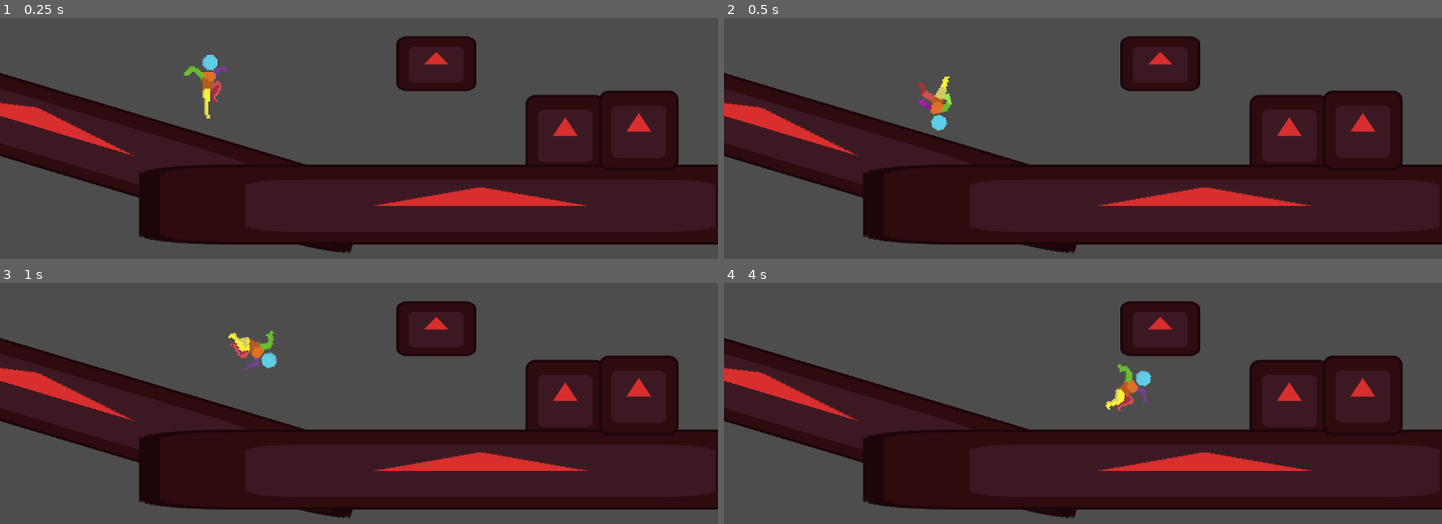
Above: before the commit, frames 1-4 (two rows, left to right).
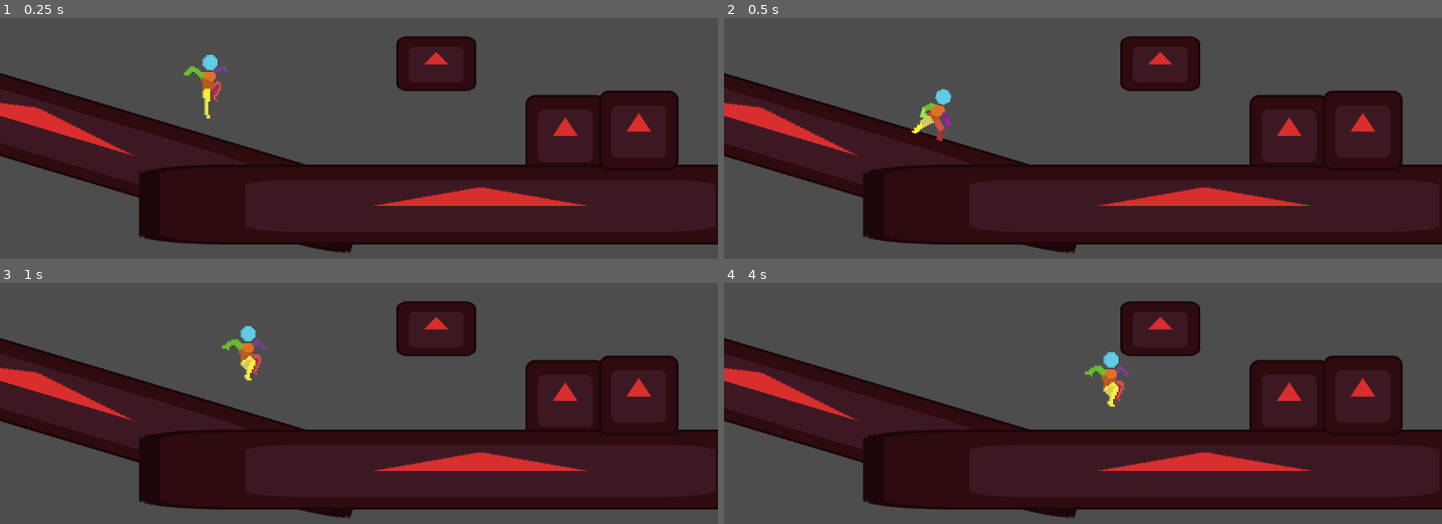
Above: after the commit, the same moments.

Repository: TatusFilipek/GodotTryEndError
Game: Godot game, scene res://scenes/main.tscn
Same seed, same stepped clock (60 frames per second), same inputs: the game is played once before the commit and once after it. The engine's default icon, where the game draws it, is replaced by a stand-in: a white triangle on a blue panel in a dark square.
Inputs (mouse positions are in pixels of both pictures, inside the frame that each line leads up to):
- Up to frame 1 (0.25 s): no input
- Up to frame 2 (0.5 s): no input
- Up to frame 3 (1 s): move the mouse to (516, 323) at 0.52 s; hold D (moveRight) from 0.53 s (still down); hold Ctrl (crouch) from 0.53 s (still down); tap Space (jump) at 0.77 s
- Up to frame 4 (4 s): move the mouse to (939, 364) at 1.27 s; release Ctrl (crouch) at 1.28 s; click (939, 364) at 1.35 s; tap Space (jump) at 1.52, 3.02, 3.77 s; move the mouse to (outside the picture) at 2.02 s; release D (moveRight) at 2.03 s; hold A (moveLeft) 2.03-2.78 s; hold Alt (sprint) 2.03-2.78 s; move the mouse to (1047, 425) at 2.77 s; hold D (moveRight) from 2.78 s (still down); tap Ctrl (crouch) at 2.85 s; move the mouse to (1298, 403) at 3.52 s; press the mouse at (1298, 403) at 3.53 s

Frame 1 is identical in both runs. In frame 2, 0.7% of the frame differs, in the area x 26-32%, y 23-52%; in frame 3, 0.8%; in frame 4, 1.0%, in the area x 50-60%, y 28-54%.

Commit message:
Made player rotate on slopes also the gravity is calculated in both air and ground states

Diff:
--- a/scenes/player.tscn
+++ b/scenes/player.tscn
@@ -1304,18 +1304,20 @@
 
 [sub_resource type="CapsuleShape2D" id="CapsuleShape2D_sugp2"]
 radius = 16.0
-height = 94.0
-
-[node name="Player" type="CharacterBody2D" unique_id=97587854 node_paths=PackedStringArray("CheckWall", "CheckLedge", "CheckHead", "CheckFloor", "CheckSpace", "Collider")]
+height = 96.0
+
+[node name="Player" type="CharacterBody2D" unique_id=97587854 node_paths=PackedStringArray("CheckWall", "CheckLedge", "CheckHead", "CheckFloorFront", "CheckFloorBack", "CheckSpace", "Collider", "Sprite")]
 script = ExtResource("1_0wfyh")
 sprintMovementMult = 1.75
 jumpForce = 500
 CheckWall = NodePath("CheckWall")
 CheckLedge = NodePath("CheckLedge")
 CheckHead = NodePath("CheckHead")
-CheckFloor = NodePath("CheckFloor")
+CheckFloorFront = NodePath("CheckFloorFront")
+CheckFloorBack = NodePath("CheckFloorBack")
 CheckSpace = NodePath("CheckSpace")
 Collider = NodePath("collider")
+Sprite = NodePath("AnimatedSprite2D")
 
 [node name="CheckSpace" type="ShapeCast2D" parent="." unique_id=2018620845]
 position = Vector2(23, -92.5)
@@ -1327,10 +1329,15 @@
 position = Vector2(16, -31)
 target_position = Vector2(15, 0)
 
-[node name="CheckFloor" type="RayCast2D" parent="." unique_id=1992772984]
+[node name="CheckFloorFront" type="RayCast2D" parent="." unique_id=1992772984]
 modulate = Color(0, 0, 0, 1)
-position = Vector2(16, 46)
-target_position = Vector2(0, 15)
+position = Vector2(16, 30)
+target_position = Vector2(0, 31)
+
+[node name="CheckFloorBack" type="RayCast2D" parent="." unique_id=723136818]
+modulate = Color(0, 0, 0, 1)
+position = Vector2(-16, 30)
+target_position = Vector2(0, 31)
 
 [node name="CheckHead" type="RayCast2D" parent="." unique_id=566196917]
 modulate = Color(0, 0, 0, 1)
--- a/scripts/groundStates.gd
+++ b/scripts/groundStates.gd
@@ -12,7 +12,7 @@
 func physics_update(_delta: float) -> void:
 	super.physics_update(_delta)
 
-	if not core.is_on_floor() and not core.CheckFloor.is_colliding():
+	if not core.is_on_floor() and not core.CheckFloorFront.is_colliding() and not core.CheckFloorBack.is_colliding():
 		machine.change_state("FallIdle")
 		return
 
--- a/scripts/player.gd
+++ b/scripts/player.gd
@@ -32,7 +32,8 @@
 @export var CheckWall : RayCast2D
 @export var CheckLedge : RayCast2D
 @export var CheckHead : RayCast2D
-@export var CheckFloor : RayCast2D
+@export var CheckFloorFront : RayCast2D
+@export var CheckFloorBack : RayCast2D
 @export var CheckSpace : ShapeCast2D
 @export var Collider : CollisionShape2D
 @export var Sprite : AnimatedSprite2D
@@ -51,7 +52,8 @@
 	CheckWall = get_node("CheckWall")
 	CheckHead = get_node("CheckHead")
 	CheckSpace = get_node("CheckSpace")
-	CheckFloor = get_node("CheckFloor")
+	CheckFloorFront = get_node("CheckFloorFront")
+	CheckFloorBack = get_node("CheckFloorBack")
 	Collider = get_node("collider")
 	Sprite = get_node("AnimatedSprite2D")
 
@@ -75,9 +77,12 @@
 	return movementDirection
 
 func GetSpriteOrientation() -> void:
-	if is_on_floor() or CheckFloor.is_colliding():
-		print(get_floor_angle(Vector2(0, -1)))
-		sprite.rotate(get_floor_angle(Vector2(0, -1)))
+	if is_on_floor_only() and CheckFloorFront.is_colliding() and CheckFloorBack.is_colliding():
+		sprite.rotation = get_floor_angle(Vector2(0, -1))
+		#sprite.rotate(get_floor_angle(Vector2(0, -1)))
+	else:
+		sprite.rotation = 0
+
 	if canChangeDir:
 		if MovementDirection() != 0:
 			lastSpriteOrientation = (MovementDirection() < 0)
@@ -93,7 +98,8 @@
 			CheckHead.position.x *= -1
 			CheckSpace.target_position.x *= -1
 			CheckSpace.position.x *= -1
-			CheckFloor.position.x *= -1
+			CheckFloorFront.position.x *= -1
+			CheckFloorBack.position.x *= -1
 
 func IsLedgeDetected() -> bool:
 	CheckWall.force_raycast_update()
@@ -145,4 +151,3 @@
 #NOTE:
 	#if there is a bug that stops me whenever im jumping just like in the other game i made that means i have to remove the line that sets velocity to zero whenever i enter any idle state
 	#rolling when crouching or idle and dashing in every other state
-	#add a raycast checking for floor infront of me if it isnt found then enter inairstate if it is then decend the slope normally
